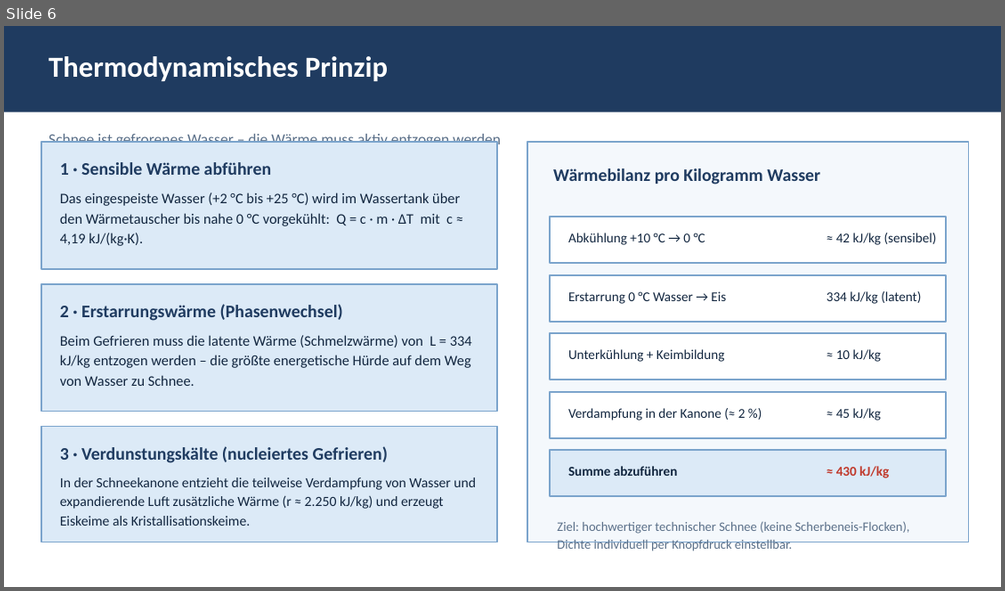
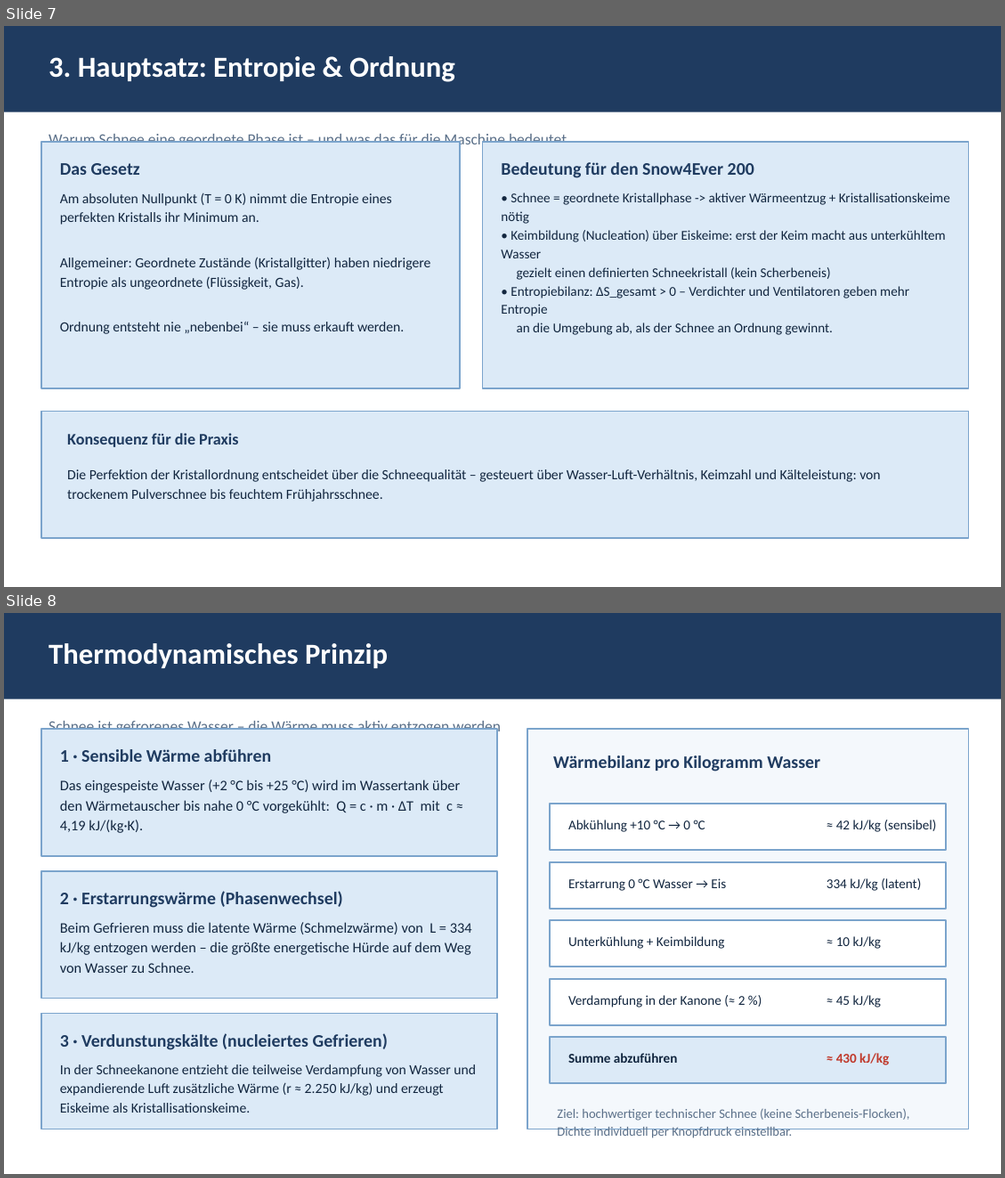
Before and after one commit to pgruberpg6-commits/Snow4ever, a slide deck: snow4ever200_thermodynamik.pptx. Shown one above the other, each under a label of ours: slide 6 before the commit, slides 7 and 8 after it. The pictures are 1005x591 and 1005x1178 pixels, drawn with LibreOffice and Linux fonts; fonts in the diff are those of the drawing. Boxes give left, top, right and bottom in pixels: in the first picture for what was removed or moved away, otherwise in the second. Text is boxed around its words. In the diff, an @@ line names an element or a change of style, - is before the commit and + after.

Commit message:
Hauptsatz-Folien: 1./2./3. Hauptsatz jeweils als eigene Folie (16 Folien beibehalten)

```diff
--- a/snow4ever200_thermodynamik.pptx
+++ b/snow4ever200_thermodynamik.pptx
@@ slide 7 added at (4,26,1001,587), background #FFFFFF @@
@@ rectangle added at (4,26,1001,112), fill #1F3B60 @@
@@ text added at (48,56,455,82), 28 pt, text #FFFFFF, bold @@
+3. Hauptsatz: Entropie & Ordnung
@@ rectangle added at (41,142,461,389), fill #DCEAF7, outline #7BA4CC 1.5 pt @@
@@ text added at (48,134,566,149), 15 pt, text #5B7089 @@
+Warum Schnee eine geordnete Phase ist – und was das für die Maschine bedeutet
@@ rectangle added at (483,142,969,389), fill #DCEAF7, outline #7BA4CC 1.5 pt @@
@@ text added at (60,163,140,175), 17 pt, text #1F3B60, bold @@
+Das Gesetz
@@ text added at (501,162,754,178), 17 pt, text #1F3B60, bold @@
+Bedeutung für den Snow4Ever 200
@@ text added at (60,193,430,334), 13.5 pt, text #12263F @@
+Am absoluten Nullpunkt (T = 0 K) nimmt die Entropie eines perfekten Kristalls ihr Minimum an.
+Allgemeiner: Geordnete Zustände (Kristallgitter) haben niedrigere Entropie als ungeordnete (Flüssigkeit, Gas).
+Ordnung entsteht nie „nebenbei“ – sie muss erkauft werden.
@@ text added at (501,192,950,335), 13 pt, text #12263F @@
+• Schnee = geordnete Kristallphase -> aktiver Wärmeentzug + Kristallisationskeime nötig
+• Keimbildung (Nucleation) über Eiskeime: erst der Keim macht aus unterkühltem Wasser
+gezielt einen definierten Schneekristall (kein Scherbeneis)
+• Entropiebilanz: ΔS_gesamt > 0 – Verdichter und Ventilatoren geben mehr Entropie
+an die Umgebung ab, als der Schnee an Ordnung gewinnt.
@@ rectangle added at (41,411,969,539), fill #DCEAF7, outline #7BA4CC 1.5 pt @@
@@ text added at (67,433,238,447), 15.5 pt, text #1F3B60, bold @@
+Konsequenz für die Praxis
@@ text added at (67,469,880,501), 13.5 pt, text #12263F @@
+Die Perfektion der Kristallordnung entscheidet über die Schneequalität – gesteuert über Wasser-Luft-Verhältnis, Keimzahl und Kälteleistung: von trockenem Pulverschnee bis feuchtem Frühjahrsschnee.
@@ what was slide 6 is now slide 8 @@
```
Also in this commit, not shown: 2 other slides added, 3 slides removed.
